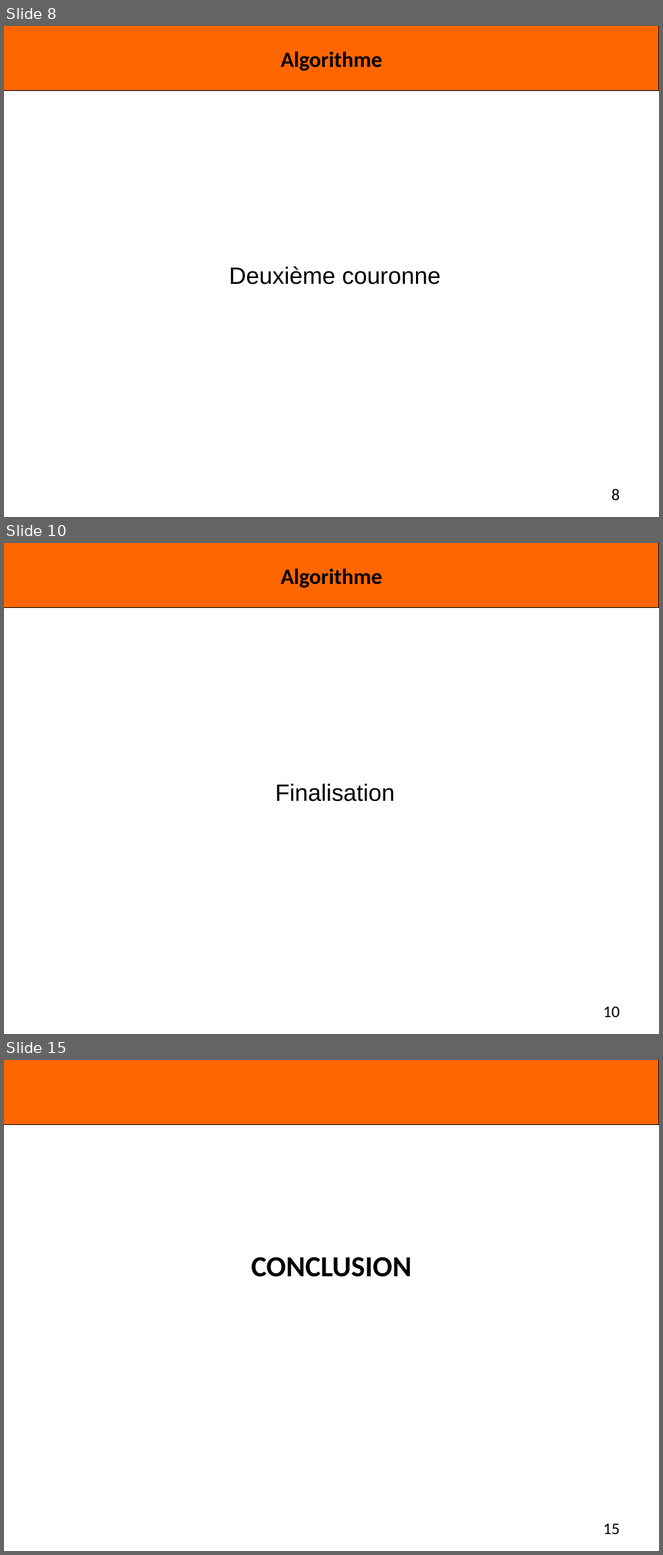
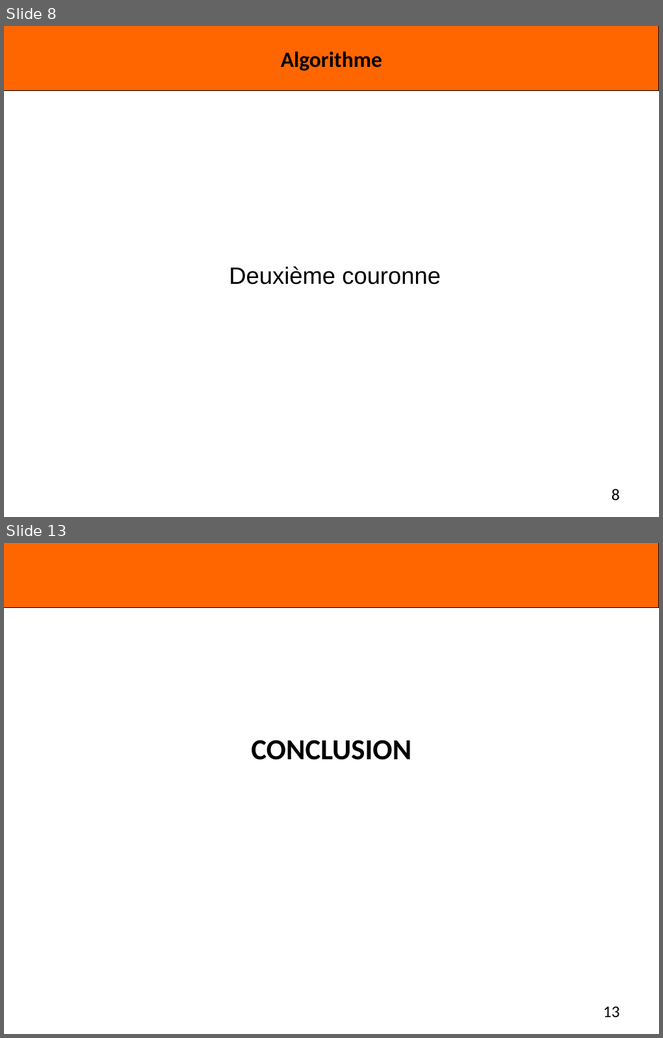
Before and after one commit to Miaxos/Polux, a slide deck: diapo_Presentation_poqb_soutenance_vendredi_15_janvier_2016.odp. Shown one above the other, each under a label of ours: slides 8, 10 and 15 before the commit, slides 8 and 13 after it; the slides between them are not shown. The pictures are 663x1555 and 663x1038 pixels, drawn with LibreOffice and Linux fonts; fonts in the diff are those of the drawing; background and template pictures are left out. Boxes give left, top, right and bottom in pixels: in the first picture for what was removed or moved away, otherwise in the second. Text is boxed around its words. In the diff, an @@ line names an element or a change of style, - is before the commit and + after.

```diff
--- a/diapo_Presentation_poqb_soutenance_vendredi_15_janvier_2016.odp
+++ b/diapo_Presentation_poqb_soutenance_vendredi_15_janvier_2016.odp
@@ slide 10 removed at [4,543,659,1034], background #FFFFFF; not listed: 1 template element that a slide beside it also shows @@
@@ title removed at [281,568,382,588] @@
-Algorithme
@@ text removed at [275,783,395,802] @@
-Finalisation
@@ page number removed at [603,1006,620,1017] @@
-10
@@ what was slide 15 is now slide 13 @@
@@ page number at [603,1006,620,1017]: text changed @@
-15
+13
```
Also in this commit, not shown: 4 slides changed, 2 slides added, 3 other slides removed.
